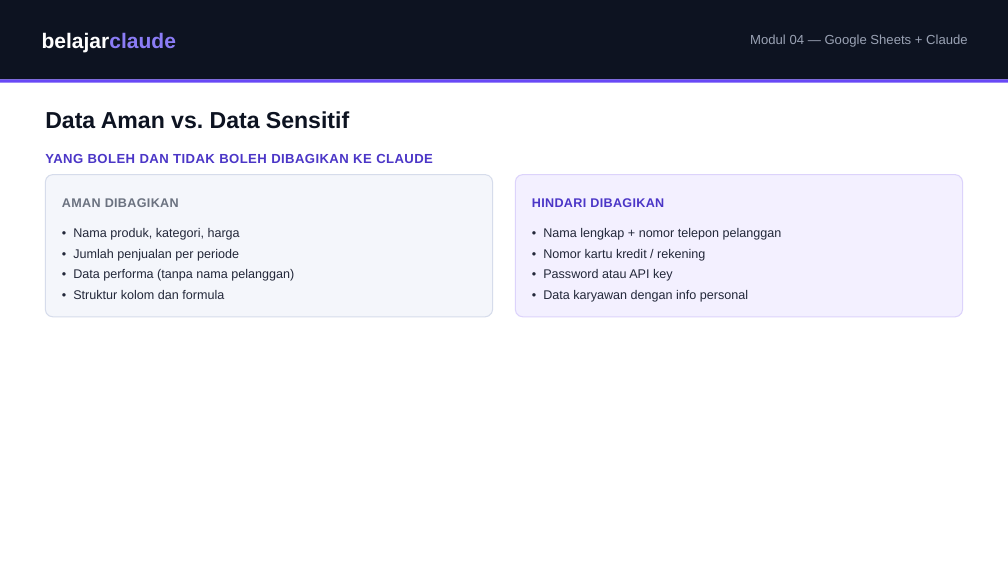
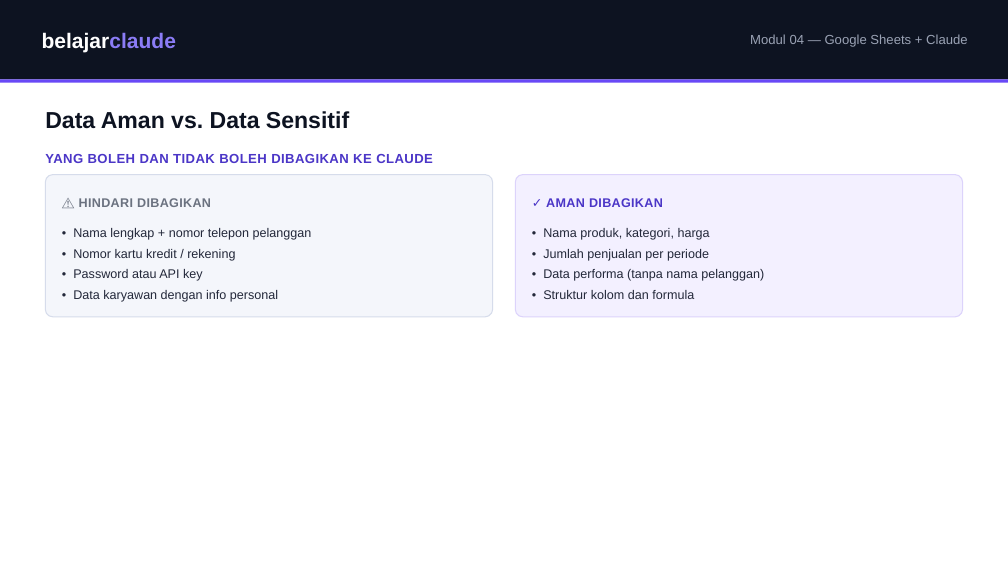
Before and after one commit to juliautomo/belajar-claude, a slide deck: slide 3 of K2-Produktivitas/M04-Google-Sheets/K2-M04-Google-Sheets.pptx. Drawn at 1008x567 pixels with LibreOffice and Linux fonts; fonts in the diff are those of the drawing. Boxes give left, top, right and bottom in pixels: in the first picture for what was removed or moved away, otherwise in the second. Text is boxed around its words. In the diff, an @@ line names an element or a change of style, - is before the commit and + after.

```diff
--- a/K2-Produktivitas/M04-Google-Sheets/K2-M04-Google-Sheets.pptx
+++ b/K2-Produktivitas/M04-Google-Sheets/K2-M04-Google-Sheets.pptx
@@ text at (79,198,211,207): text changed @@
-AMAN DIBAGIKAN
+⚠ HINDARI DIBAGIKAN
@@ text at (546,198,663,207): text changed @@
-HINDARI DIBAGIKAN
+✓ AMAN DIBAGIKAN
@@ text at (73,228,312,302): text changed @@
-• Nama produk, kategori, harga
-• Jumlah penjualan per periode
-• Data performa (tanpa nama pelanggan)
-• Struktur kolom dan formula
+• Nama lengkap + nomor telepon pelanggan
+• Nomor kartu kredit / rekening
+• Password atau API key
+• Data karyawan dengan info personal
@@ text at (543,228,764,299): text changed @@
-• Nama lengkap + nomor telepon pelanggan
-• Nomor kartu kredit / rekening
-• Password atau API key
-• Data karyawan dengan info personal
+• Nama produk, kategori, harga
+• Jumlah penjualan per periode
+• Data performa (tanpa nama pelanggan)
+• Struktur kolom dan formula
```
Also in this commit, not shown: 1 other file.
